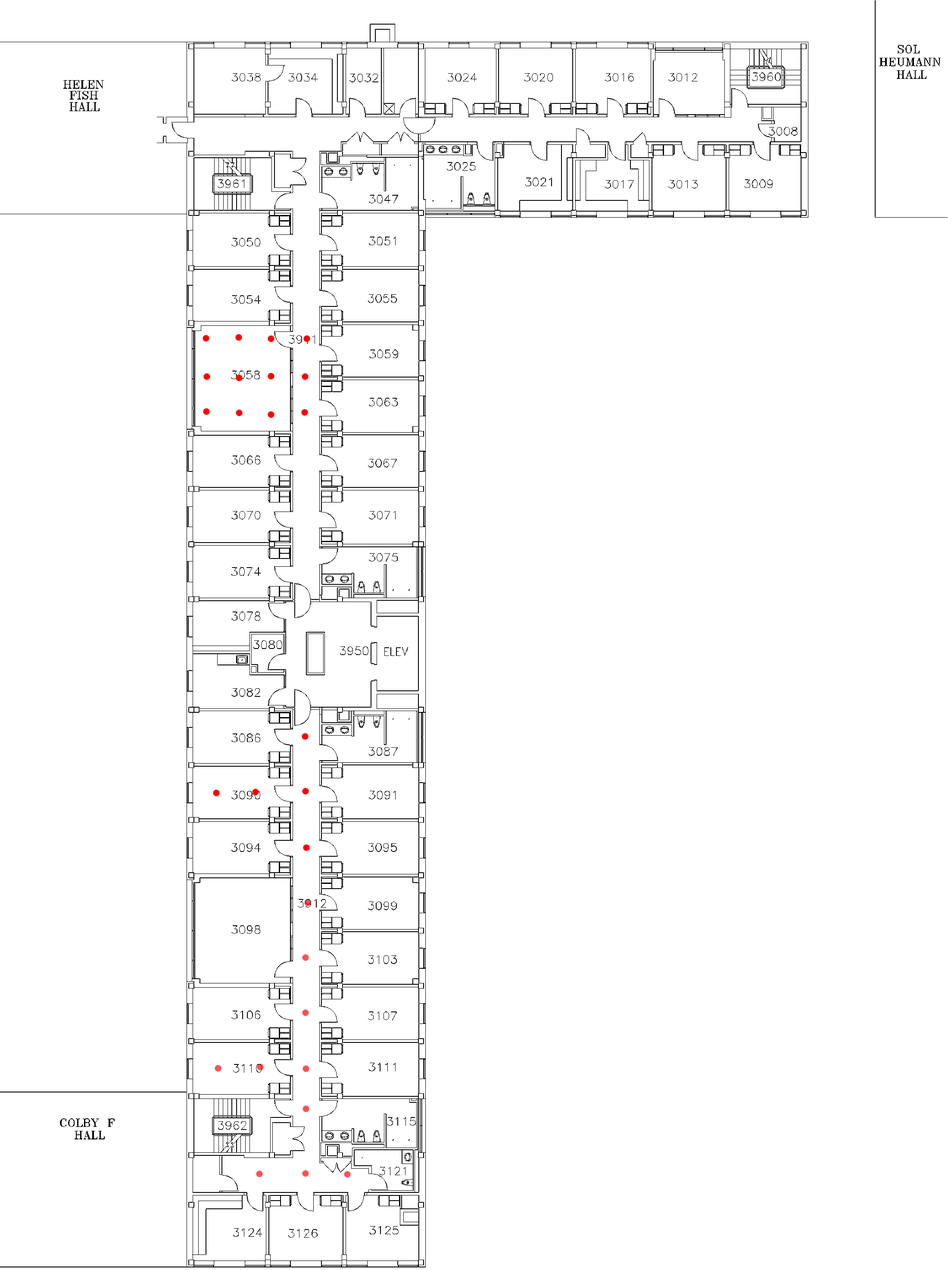
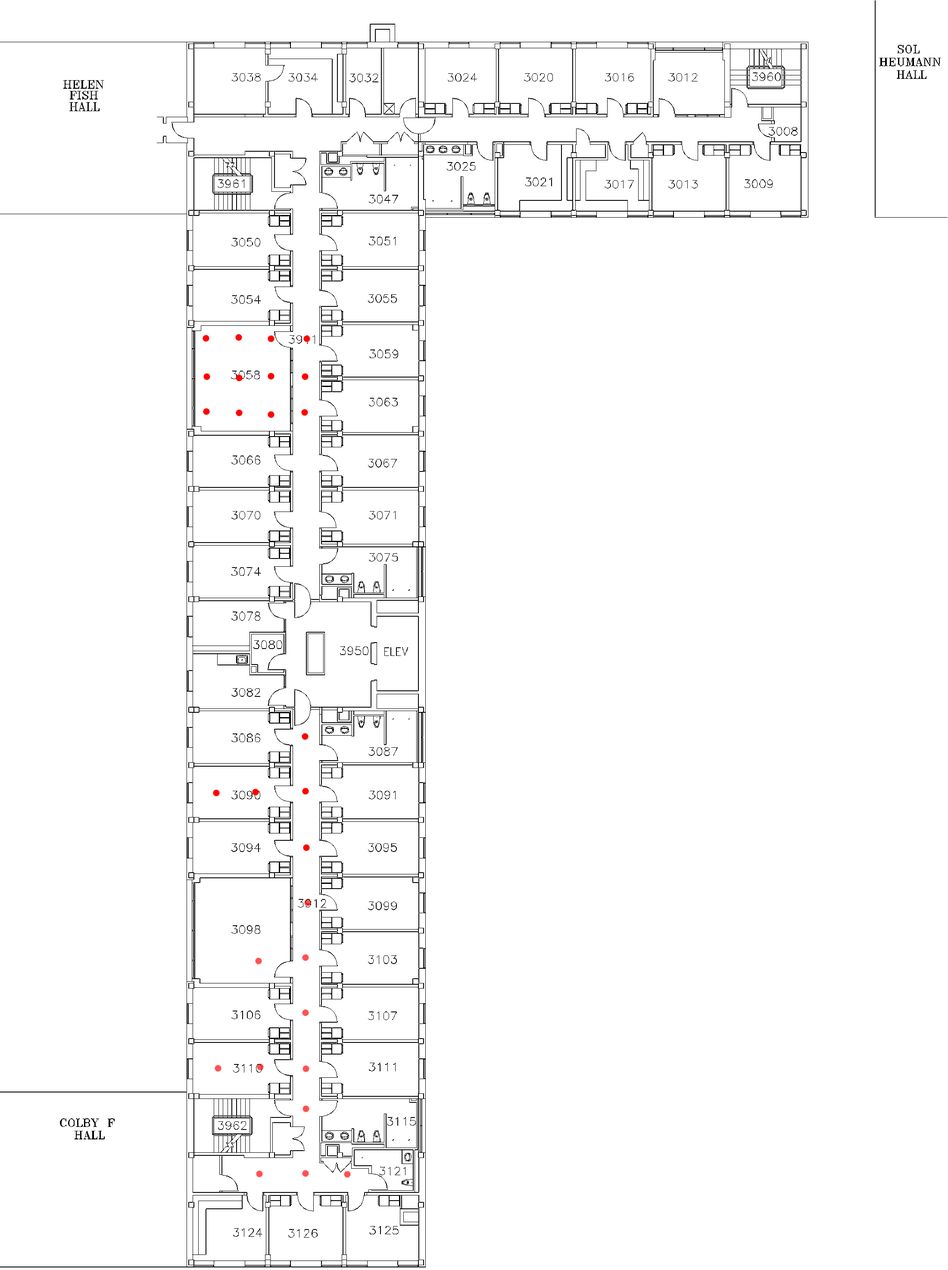
Layered file, before and after one edit (948 × 1270). Changes by layer:
painted on "Pasted Layer" over [255, 957, 262, 965]
